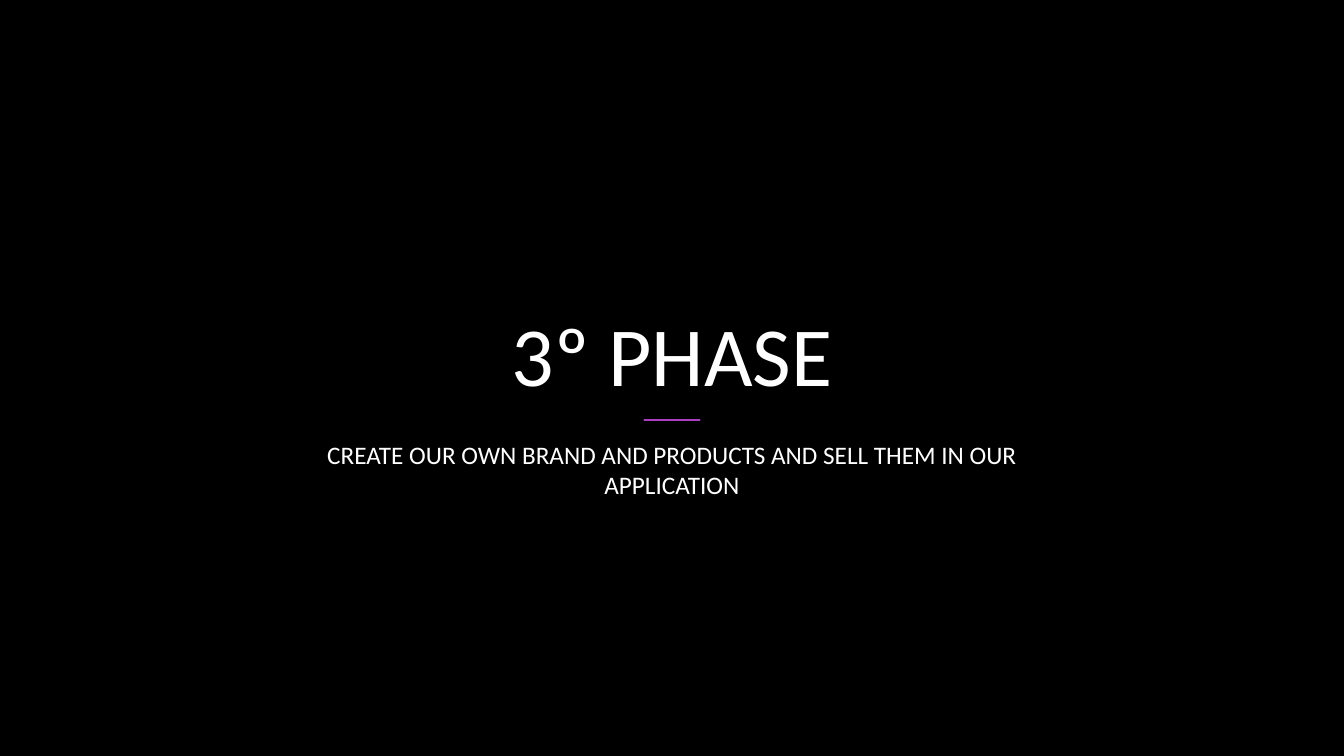
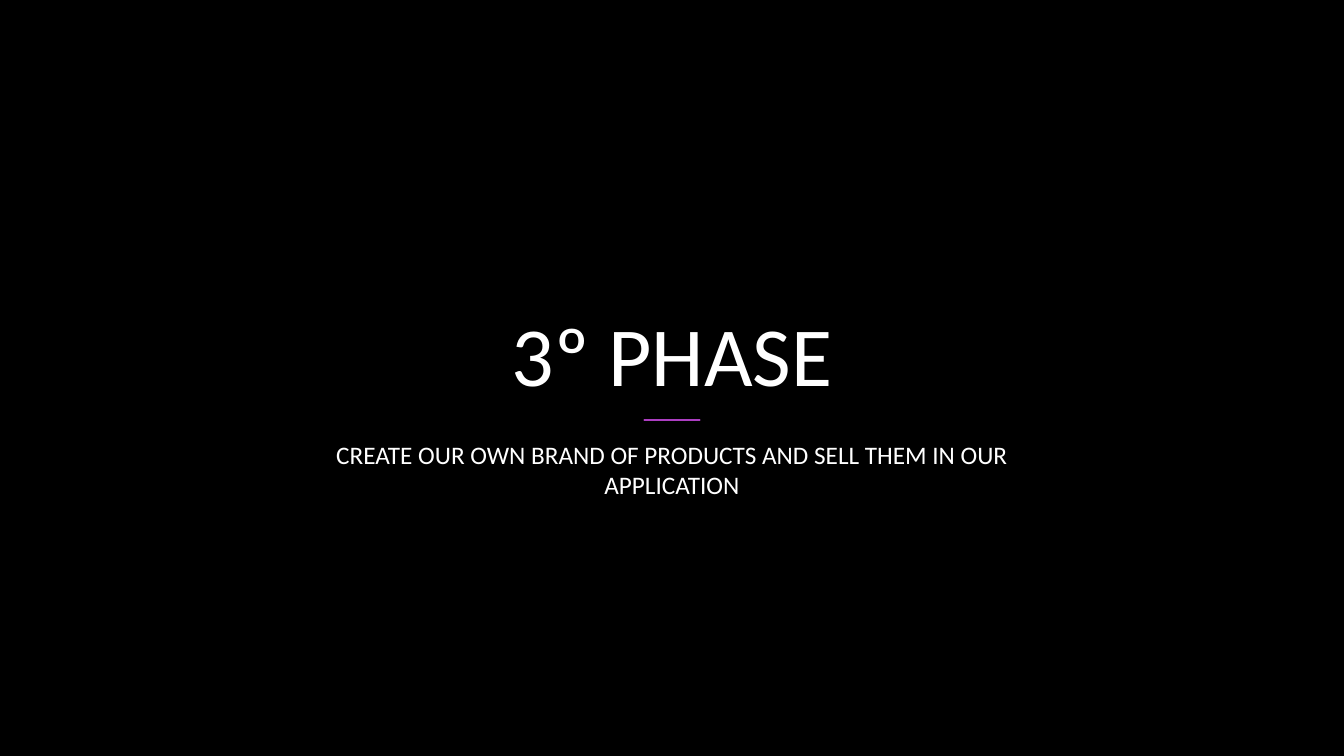
Before and after one commit to lmaia-22/gift_finder, a slide deck: slide 21 of DOCS/gift-finder.pptx (slide 19 before the commit). Drawn at 1344x756 pixels with LibreOffice and Linux fonts; fonts in the diff are those of the drawing; background and template pictures are left out. Boxes give left, top, right and bottom in pixels: in the first picture for what was removed or moved away, otherwise in the second. Text is boxed around its words. In the diff, an @@ line names an element or a change of style, - is before the commit and + after.

```diff
--- a/DOCS/gift-finder.pptx
+++ b/DOCS/gift-finder.pptx
@@ text at bbox=[336, 447, 1007, 494]: text changed @@
-CREATE OUR OWN BRAND AND PRODUCTS AND SELL THEM IN OUR APPLICATION
+CREATE OUR OWN BRAND OF PRODUCTS AND SELL THEM IN OUR APPLICATION
```
Also in this commit, not shown: 10 other slides changed, 3 slides added, 1 slide removed, 1 other file.
